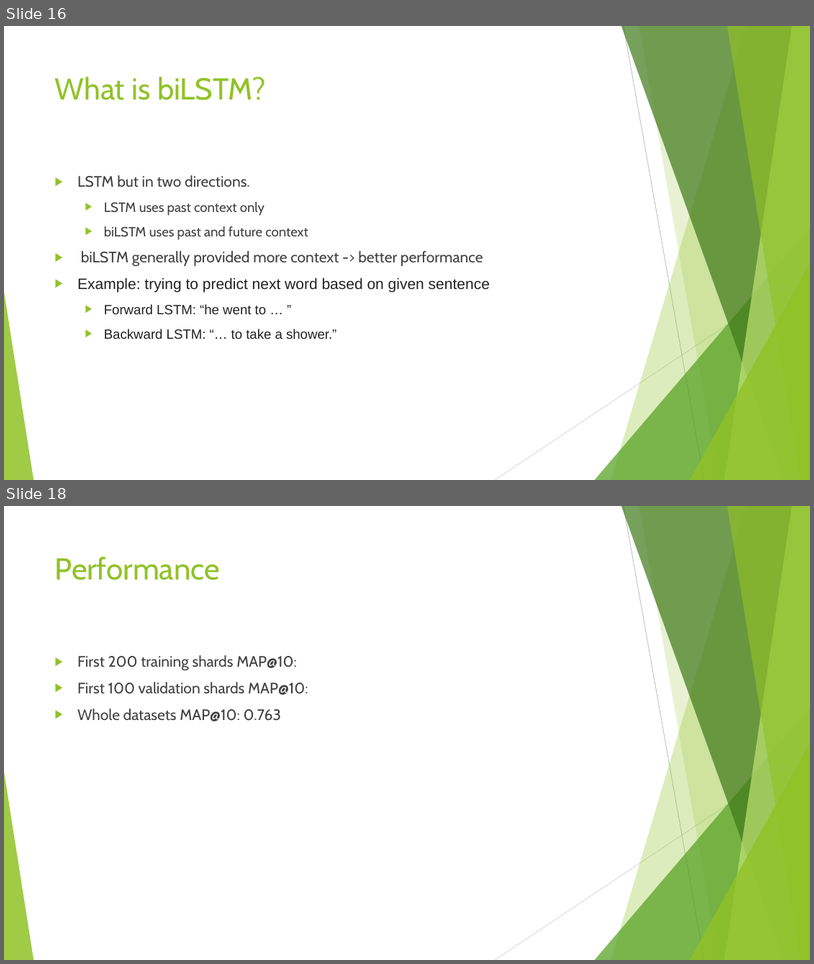
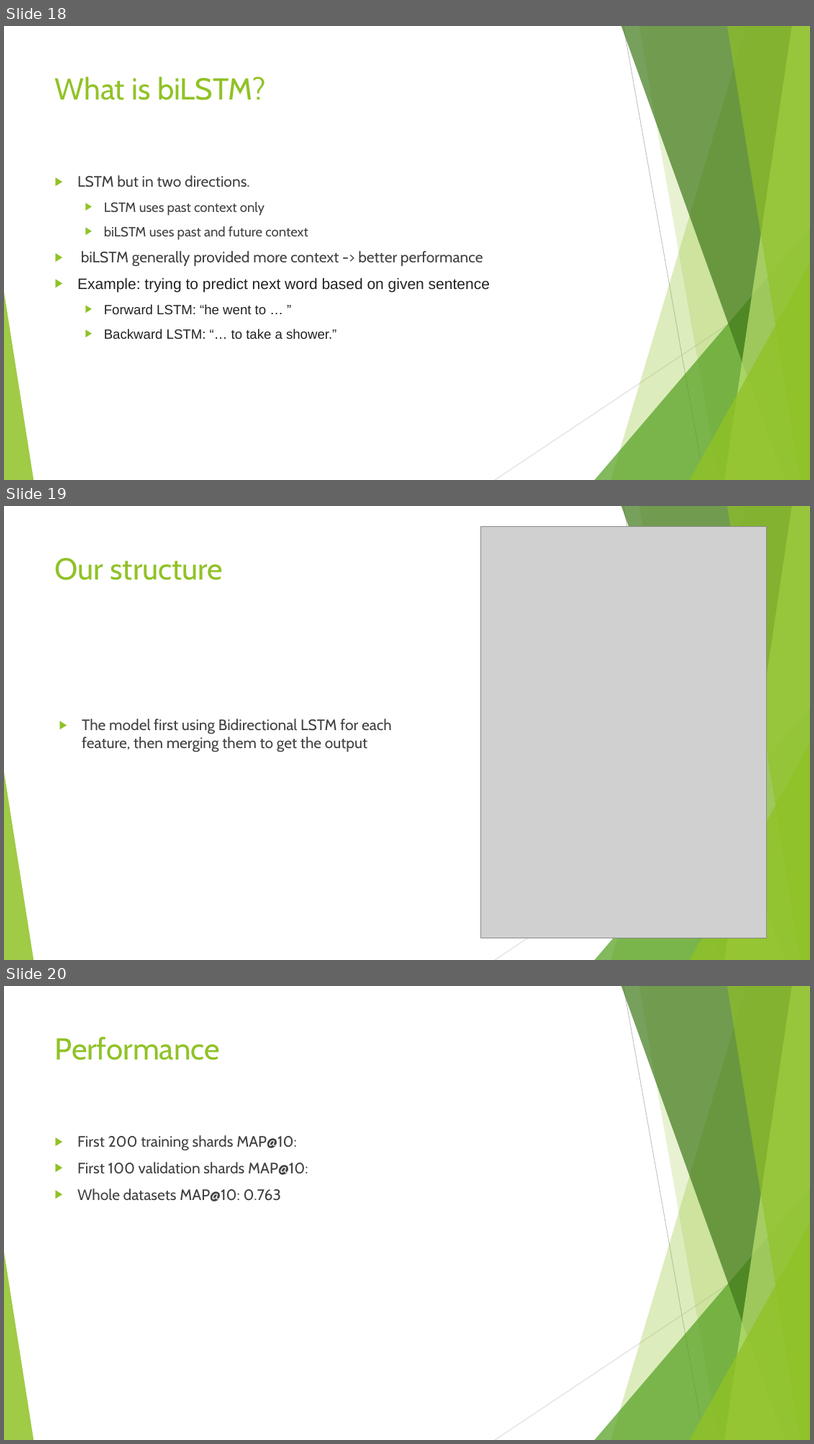
Before and after one commit to VongolaTeong/Multi-label-Classification-on-YouTube-8M, a slide deck: 518030990014.pptx. Shown one above the other, each under a label of ours: slides 16 and 18 before the commit, slides 18, 19 and 20 after it; the slides between them are not shown. The pictures are 814x964 and 814x1444 pixels, drawn with LibreOffice and Linux fonts; fonts in the diff are those of the drawing; grey boxes stand for pictures. Boxes give left, top, right and bottom in pixels: in the first picture for what was removed or moved away, otherwise in the second. Text is boxed around its words. In the diff, an @@ line names an element or a change of style, - is before the commit and + after.

Commit message:
update presentation

```diff
--- a/518030990014.pptx
+++ b/518030990014.pptx
@@ slide 19 added at [4,506,810,960], background #FFFFFF; not listed: 10 template elements that a slide beside it also shows @@
@@ picture added at [481,527,767,938] @@
@@ title added at [55,558,224,580], 36 pt, text #90C226 @@
+Our structure
@@ text added at [82,718,392,752], 18 pt, text #404040 @@
+▶ The model first using Bidirectional LSTM for each feature, then merging them to get the output
@@ what was slide 16 is now slide 18 @@
@@ what was slide 18 is now slide 20 @@
```
Also in this commit, not shown: 3 other slides added, 2 slides removed, 8 other files.
